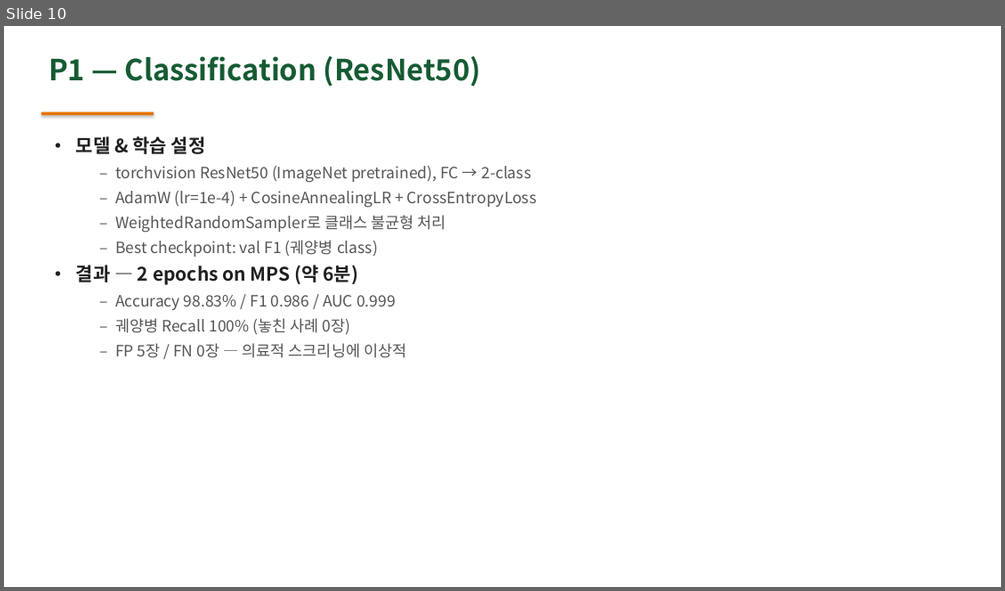
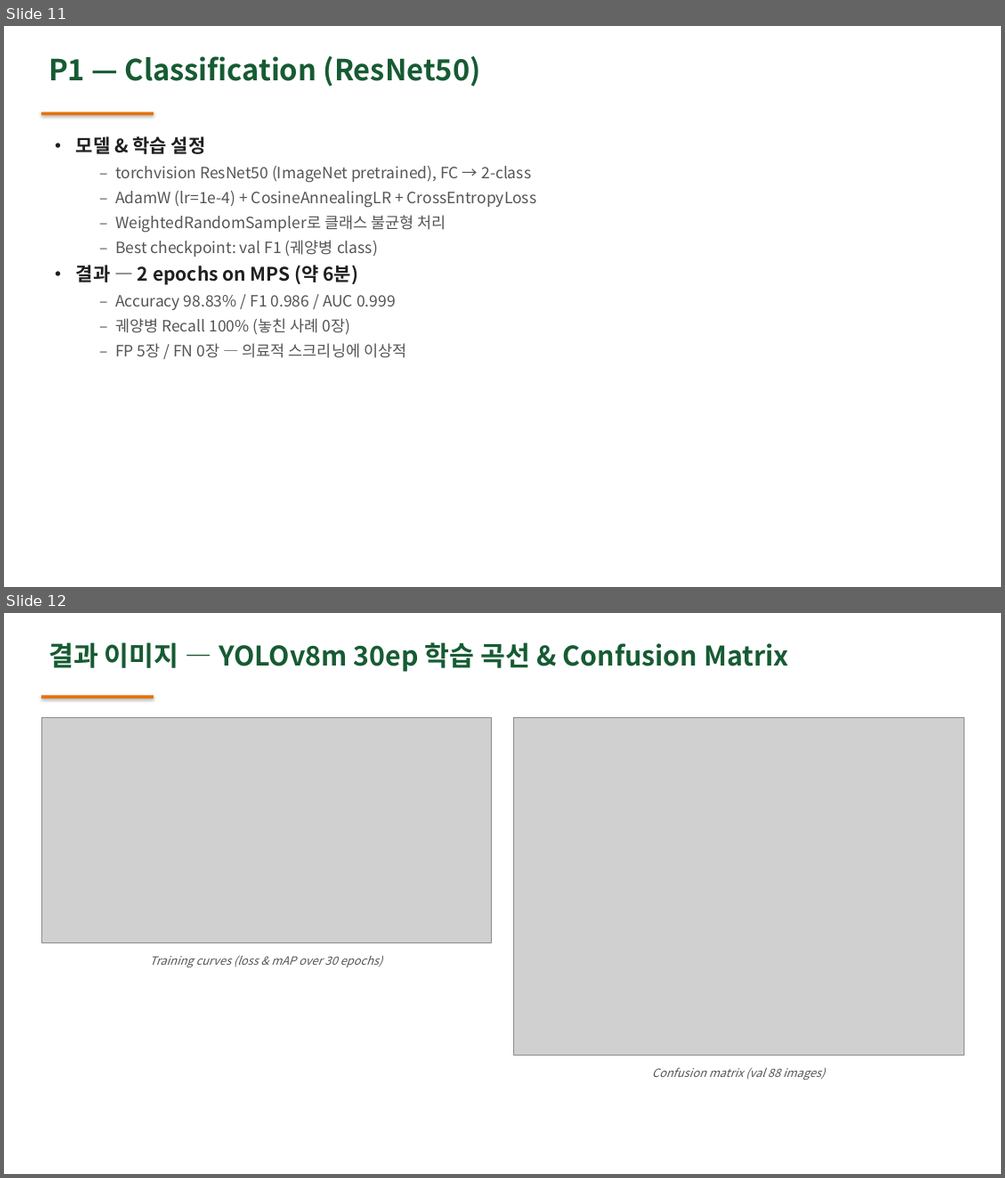
Before and after one commit to YBNML/disease_01, a slide deck: docs/disease_01_presentation.pptx. Shown one above the other, each under a label of ours: slide 10 before the commit, slides 11 and 12 after it. The pictures are 1005x591 and 1005x1178 pixels, drawn with LibreOffice and Linux fonts; fonts in the diff are those of the drawing; grey boxes stand for pictures. Boxes give left, top, right and bottom in pixels: in the first picture for what was removed or moved away, otherwise in the second. Text is boxed around its words. In the diff, an @@ line names an element or a change of style, - is before the commit and + after.

```diff
--- a/docs/disease_01_presentation.pptx
+++ b/docs/disease_01_presentation.pptx
@@ slide 12 added at (4,613,1001,1174), background #FFFFFF @@
@@ text added at (48,642,788,672), 26 pt, text #165B33, bold @@
+결과 이미지 — YOLOv8m 30ep 학습 곡선 & Confusion Matrix
@@ rectangle added at (41,695,154,698), fill #E87200 @@
@@ picture added at (41,718,492,943) @@
@@ picture added at (514,718,964,1055) @@
@@ text added at (150,955,383,967), 11 pt, text #555555, italic @@
+Training curves (loss & mAP over 30 epochs)
@@ text added at (652,1067,825,1079), 11 pt, text #555555, italic @@
+Confusion matrix (val 88 images)
@@ what was slide 10 is now slide 11 @@
```
Also in this commit, not shown: 5 other slides added, 12 other files.
